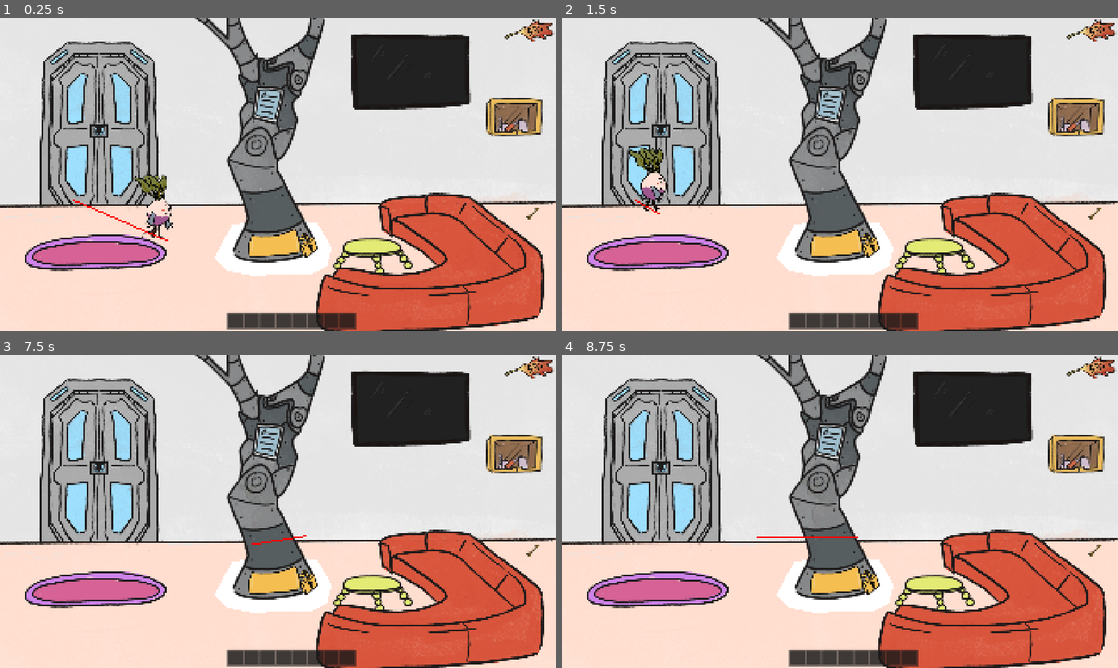
Above: before the commit, frames 1-4 (two rows, left to right).
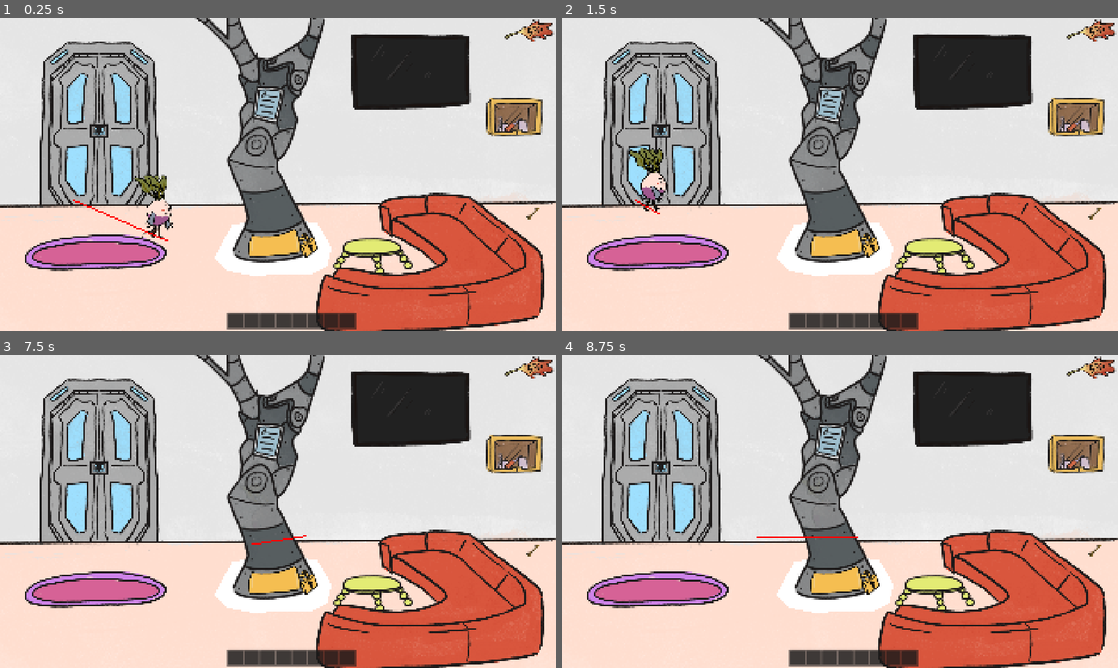
Above: after the commit, the same moments.

Repository: s0lst1ce/microjam60
Game: Godot game, scene res://main.tscn
Same seed, same stepped clock (60 frames per second), same inputs: the game is played once before the commit and once after it.
Inputs (mouse positions are in pixels of both pictures, inside the frame that each line leads up to):
- Up to frame 1 (0.25 s): no input
- Up to frame 2 (1.5 s): click (1090, 30) at 0.5 s; click (1090, 30) at 1.25 s
- Up to frame 3 (7.5 s): click (528, 367) at 2 s; move the mouse to (400, 495) at 2.77 s; press the mouse at (400, 495) at 2.78 s; move the mouse to (166, 527) at 3.52 s; release the mouse at (166, 527) at 3.53 s; click (166, 527) at 3.6 s; move the mouse to (333, 442) at 4.27 s; press the mouse at (333, 442) at 4.28 s; move the mouse to (250, 574) at 5.02 s; release the mouse at (250, 574) at 5.03 s; click (250, 574) at 5.1 s; move the mouse to (444, 558) at 5.77 s; press the mouse at (444, 558) at 5.78 s; move the mouse to (111, 464) at 6.52 s; release the mouse at (111, 464) at 6.53 s; click (111, 464) at 6.6 s; tap Enter at 7.25 s; move the mouse to (305, 511) at 7.27 s; press the mouse at (305, 511) at 7.28 s
- Up to frame 4 (8.75 s): move the mouse to (756, 433) at 8.02 s; release the mouse at (756, 433) at 8.03 s; click (756, 433) at 8.1 s

The runs differ from the first frame. In frame 1, 0.1% of the frame differs, in the area x 35-55%, y 0-79%; in frame 2, 0.1%; in frame 3, 0.1%; in frame 4, 0.1%.

Commit message:
fix: get branch from tree & buttons activation state

Diff:
--- a/branch.gd
+++ b/branch.gd
@@ -1,5 +1,5 @@
 extends Furniture
 
 func _interact_with(item: ItemData) -> void:
-	ItemExchange.add_item.emit("res://branch.tres")
+	ItemExchange.add_item.emit(preload("res://branch.tres"))
 	self.queue_free()
--- a/magpie_lounge_future.tscn
+++ b/magpie_lounge_future.tscn
@@ -52,10 +52,10 @@
 
 [node name="Tree" type="Sprite2D" parent="." unique_id=1759840946]
 y_sort_enabled = true
-position = Vector2(899, 848)
+position = Vector2(899, 724)
 scale = Vector2(1.9, 1.9)
 texture = ExtResource("4_17hk7")
-offset = Vector2(0, -215)
+offset = Vector2(0, -150)
 
 [node name="Table" type="Sprite2D" parent="." unique_id=1189978962]
 y_sort_enabled = true
@@ -108,7 +108,6 @@
 metadata/_custom_type_script = "uid://cg47jubodtsch"
 
 [node name="TreeLock" type="TextureRect" parent="." unique_id=504355687]
-z_index = 2
 offset_left = 847.99994
 offset_top = 728.0
 offset_right = 1061.0
@@ -119,11 +118,11 @@
 interacts_with = Array[String](["candle_key"])
 metadata/_custom_type_script = "uid://cg47jubodtsch"
 
-[node name="B" type="TextureRect" parent="." unique_id=1194697213]
-z_index = 1
-offset_left = 849.0
+[node name="B1" type="TextureRect" parent="." unique_id=1194697213]
+y_sort_enabled = true
+offset_left = 854.0
 offset_top = 752.0
-offset_right = 923.0
+offset_right = 928.0
 offset_bottom = 824.0
 texture = ExtResource("16_y1ubb")
 script = ExtResource("17_y1ubb")
@@ -131,10 +130,11 @@
 
 [node name="B2" type="TextureRect" parent="." unique_id=1446656405]
 z_index = 1
-offset_left = 900.0
-offset_top = 751.0
-offset_right = 974.0
-offset_bottom = 823.0
+y_sort_enabled = true
+offset_left = 905.0
+offset_top = 750.0
+offset_right = 979.0
+offset_bottom = 822.0
 texture = ExtResource("16_y1ubb")
 script = ExtResource("17_y1ubb")
 order = 1
@@ -142,10 +142,11 @@
 
 [node name="B3" type="TextureRect" parent="." unique_id=1272023520]
 z_index = 1
-offset_left = 957.0
-offset_top = 747.0
-offset_right = 1031.0
-offset_bottom = 819.0
+y_sort_enabled = true
+offset_left = 960.0
+offset_top = 741.0
+offset_right = 1034.0
+offset_bottom = 813.0
 texture = ExtResource("16_y1ubb")
 script = ExtResource("17_y1ubb")
 order = 2
--- a/tree_lock.gd
+++ b/tree_lock.gd
@@ -1,5 +1,15 @@
 extends Furniture
 
+@onready var buttons = [$"../B1", $"../B2", $"../B3"]
+
+func _ready() -> void:
+	for button in buttons:
+		button.set_process(false)
+		button.hide()
 
 func _interact_with(item: ItemData) -> void:
+	for b in buttons:
+		var button = get_node(b)
+		button.set_process(true)
+		button.show()
 	self.queue_free()
